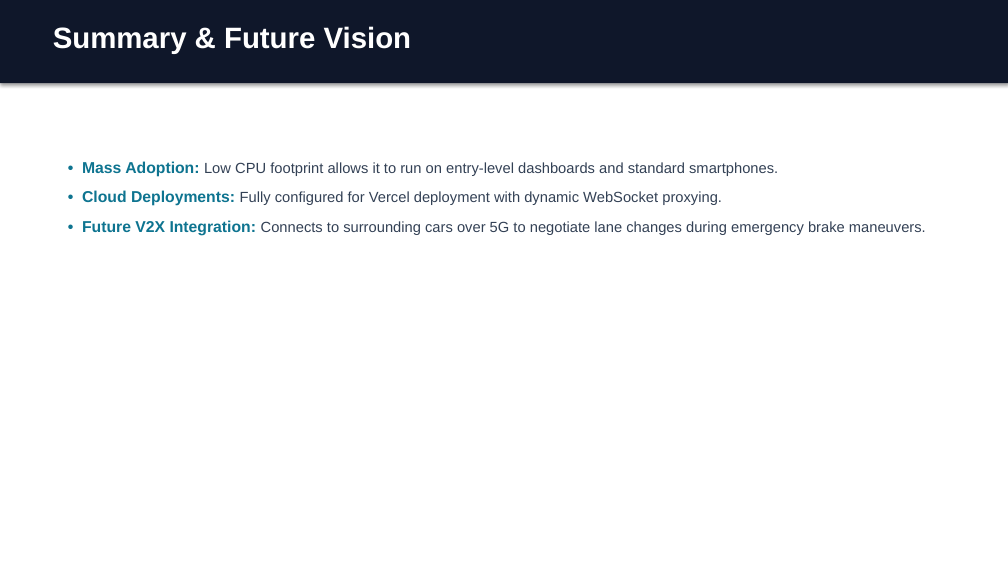
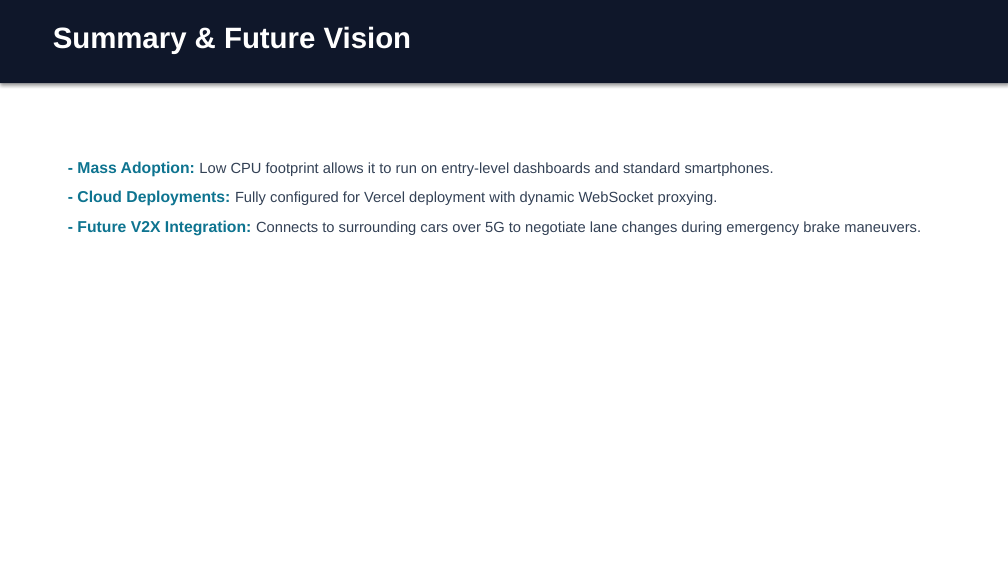
Before and after one commit to jatin1512206/guardian-ai, a slide deck: slide 10 of guardian_ai_presentation.pptx. Drawn at 1008x567 pixels with LibreOffice and Linux fonts; fonts in the diff are those of the drawing. Boxes give left, top, right and bottom in pixels: in the first picture for what was removed or moved away, otherwise in the second. Text is boxed around its words. In the diff, an @@ line names an element or a change of style, - is before the commit and + after.

Commit message:
Fix slide decks by removing all emojis for 100% standard PPTX/PDF reader compatibility

```diff
--- a/guardian_ai_presentation.pptx
+++ b/guardian_ai_presentation.pptx
@@ text at bbox=[77, 161, 921, 236]: text changed @@
-• Mass Adoption: Low CPU footprint allows it to run on entry-level dashboards and standard smartphones.
-• Cloud Deployments: Fully configured for Vercel deployment with dynamic WebSocket proxying.
-• Future V2X Integration: Connects to surrounding cars over 5G to negotiate lane changes during emergency brake maneuvers.
+- Mass Adoption: Low CPU footprint allows it to run on entry-level dashboards and standard smartphones.
+- Cloud Deployments: Fully configured for Vercel deployment with dynamic WebSocket proxying.
+- Future V2X Integration: Connects to surrounding cars over 5G to negotiate lane changes during emergency brake maneuvers.
```
Also in this commit, not shown: 8 other slides changed, 1 other file.
